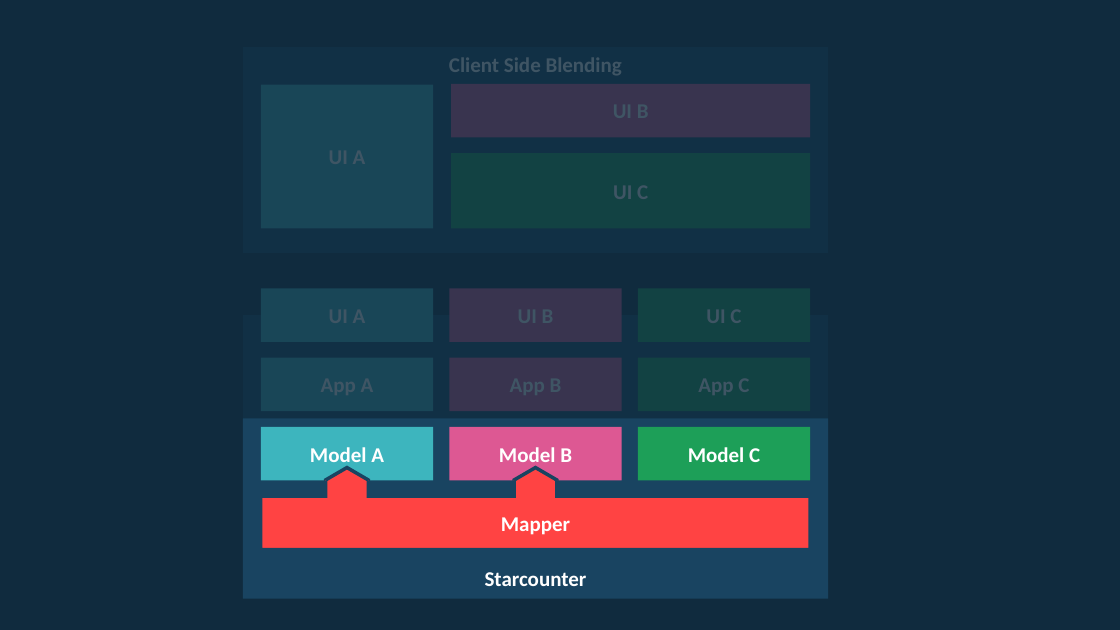
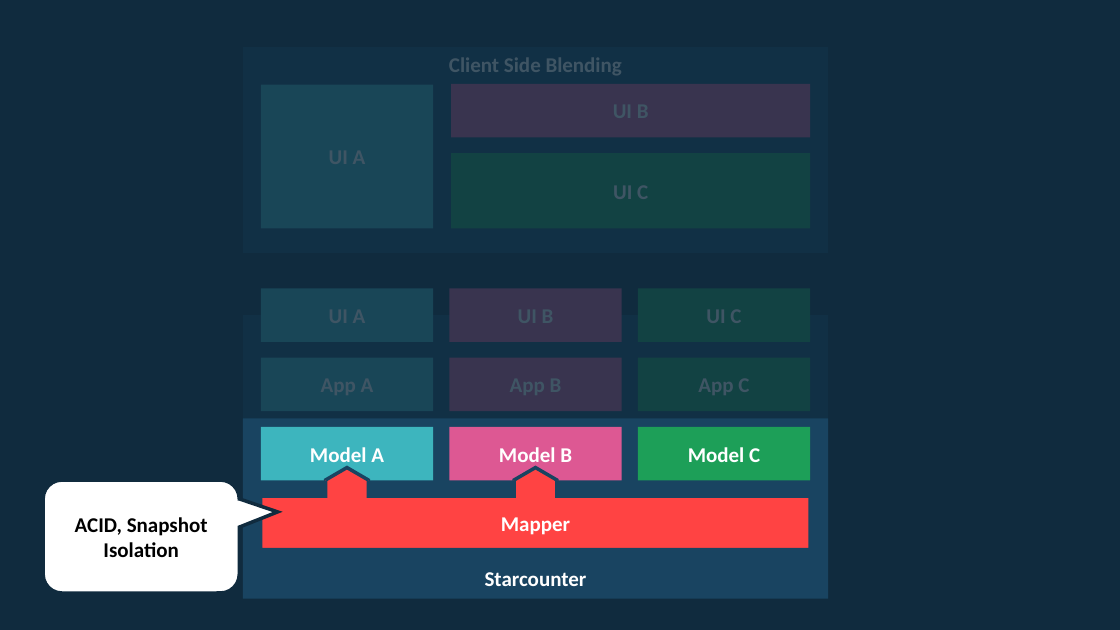
Before and after one commit to rogeralsing/Presentations, a slide deck: slide 13 of Starcounter/imcs.pptx (slide 14 before the commit). Drawn at 1120x630 pixels with LibreOffice and Linux fonts; fonts in the diff are those of the drawing. Boxes give left, top, right and bottom in pixels: in the first picture for what was removed or moved away, otherwise in the second. Text is boxed around its words. In the diff, an @@ line names an element or a change of style, - is before the commit and + after.

```diff
--- a/Starcounter/imcs.pptx
+++ b/Starcounter/imcs.pptx
@@ rounded speech box added at (43, 481, 239, 594), fill #FFFFFF, outline #102B3E 3 pt, 18 pt, text #000000, bold @@
+ACID, Snapshot Isolation
```
Also in this commit, not shown: 4 other slides changed, 3 slides added.
